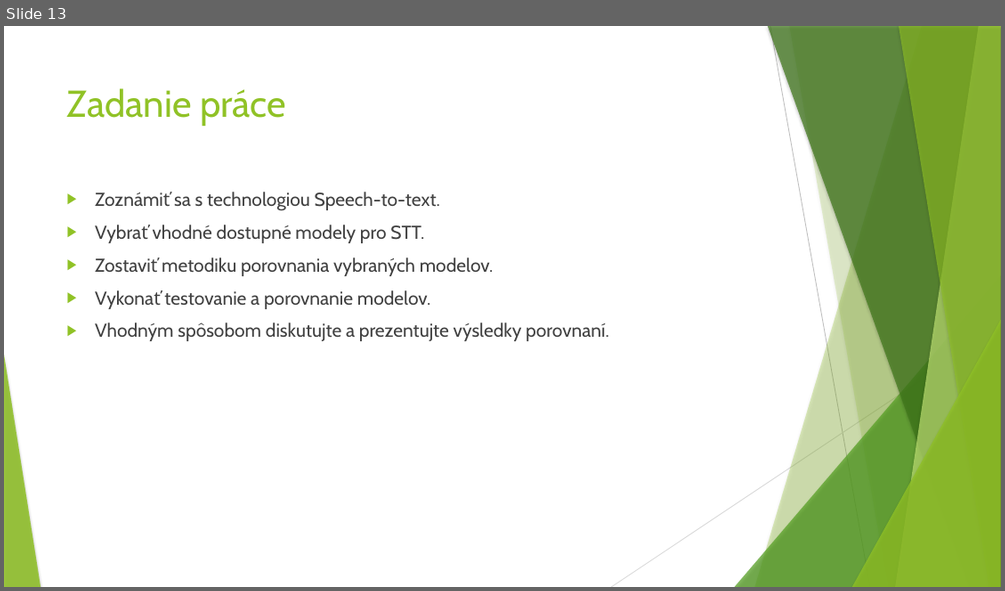
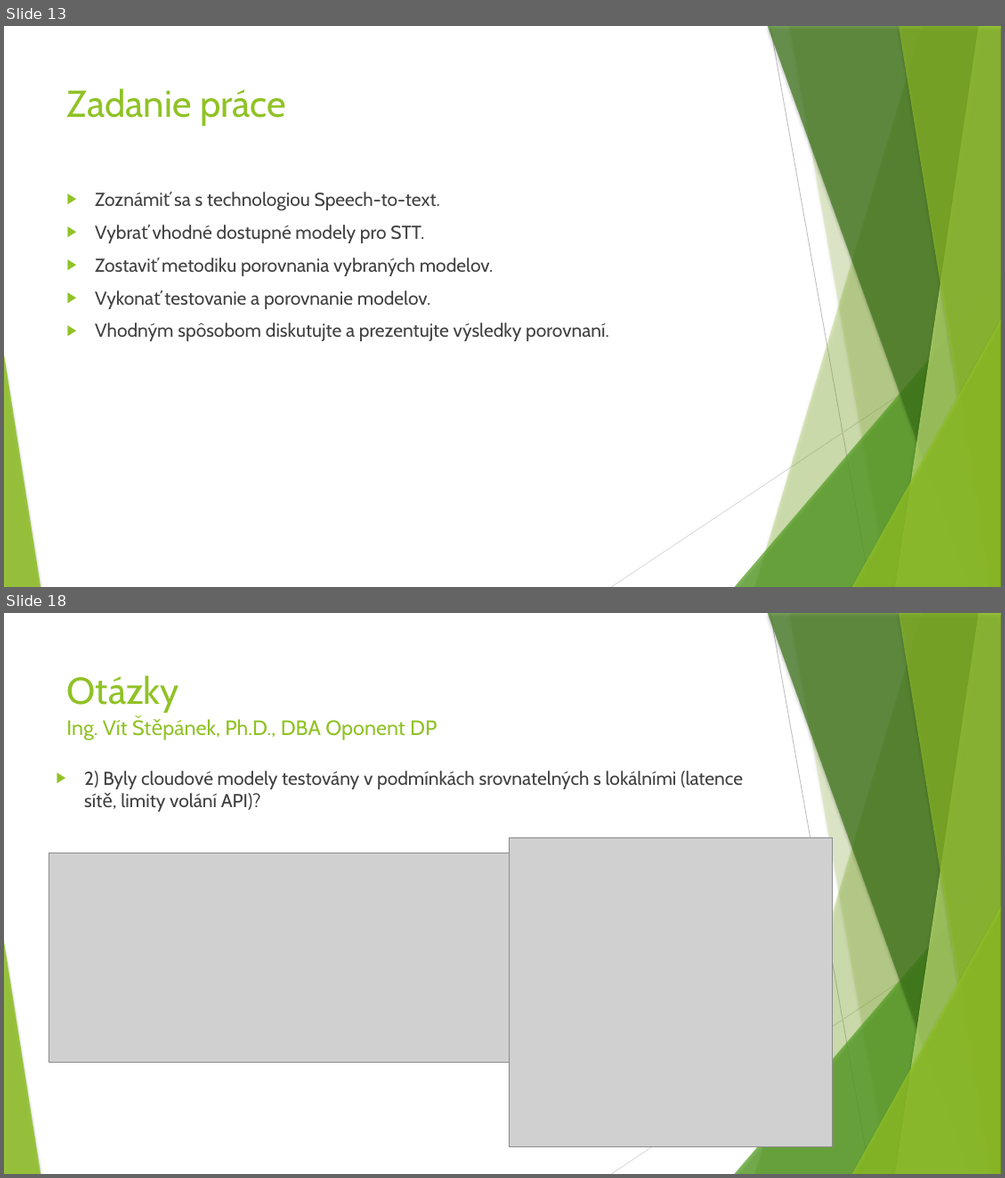
Before and after one commit to JurajKralik/Diplomova-praca, a slide deck: docs/kralik_juraj.pptx. Shown one above the other, each under a label of ours: slide 13 before the commit, slides 13 and 18 after it; the slides between them are not shown. The pictures are 1005x591 and 1005x1178 pixels, drawn with LibreOffice and Linux fonts; fonts in the diff are those of the drawing; grey boxes stand for pictures. Boxes give left, top, right and bottom in pixels: in the first picture for what was removed or moved away, otherwise in the second. Text is boxed around its words. In the diff, an @@ line names an element or a change of style, - is before the commit and + after.

Commit message:
presentation

```diff
--- a/docs/kralik_juraj.pptx
+++ b/docs/kralik_juraj.pptx
@@ slide 18 added at bbox=[4, 613, 1001, 1174], background #FFFFFF; not listed: 10 template elements that a slide beside it also shows @@
@@ title added at bbox=[67, 675, 179, 713], 36 pt, text #90C226 @@
+Otázky
@@ text added at bbox=[66, 719, 437, 740], 20 pt, text #90C226 @@
+Ing. Vít Štěpánek, Ph.D., DBA Oponent DP
@@ text added at bbox=[84, 771, 743, 811], 18 pt, text #404040 @@
+▶ 2) Byly cloudové modely testovány v podmínkách srovnatelných s lokálními (latence sítě, limity volání API)?
@@ picture added at bbox=[509, 837, 832, 1147] @@
@@ picture added at bbox=[48, 853, 598, 1062] @@
```
Also in this commit, not shown: 1 slide changed, 5 other slides added.
